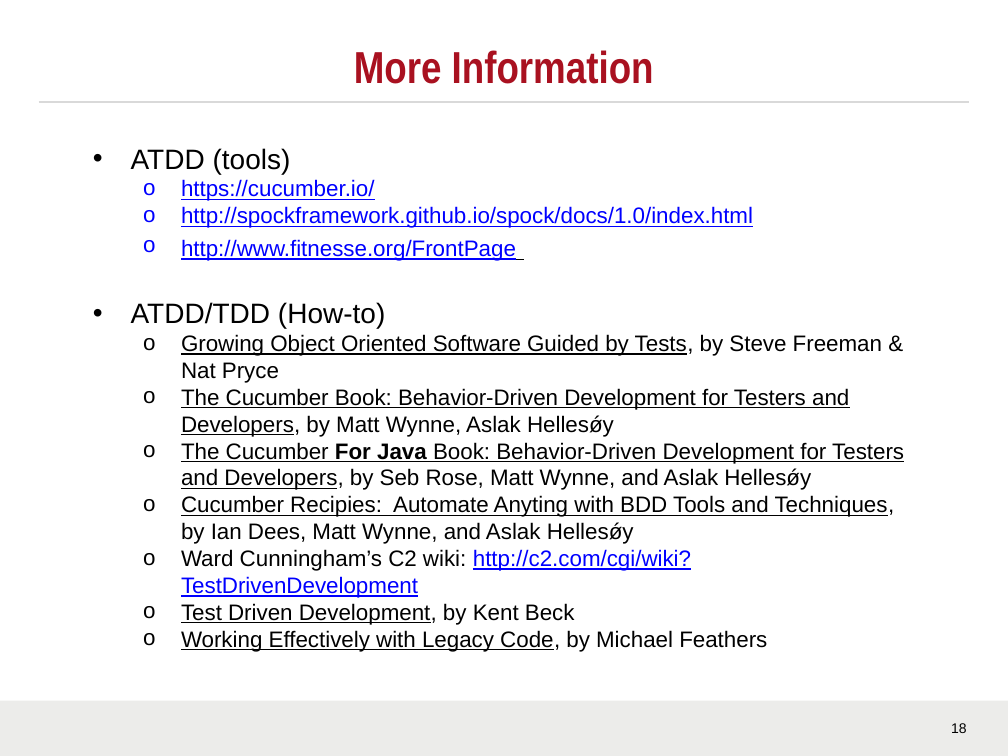
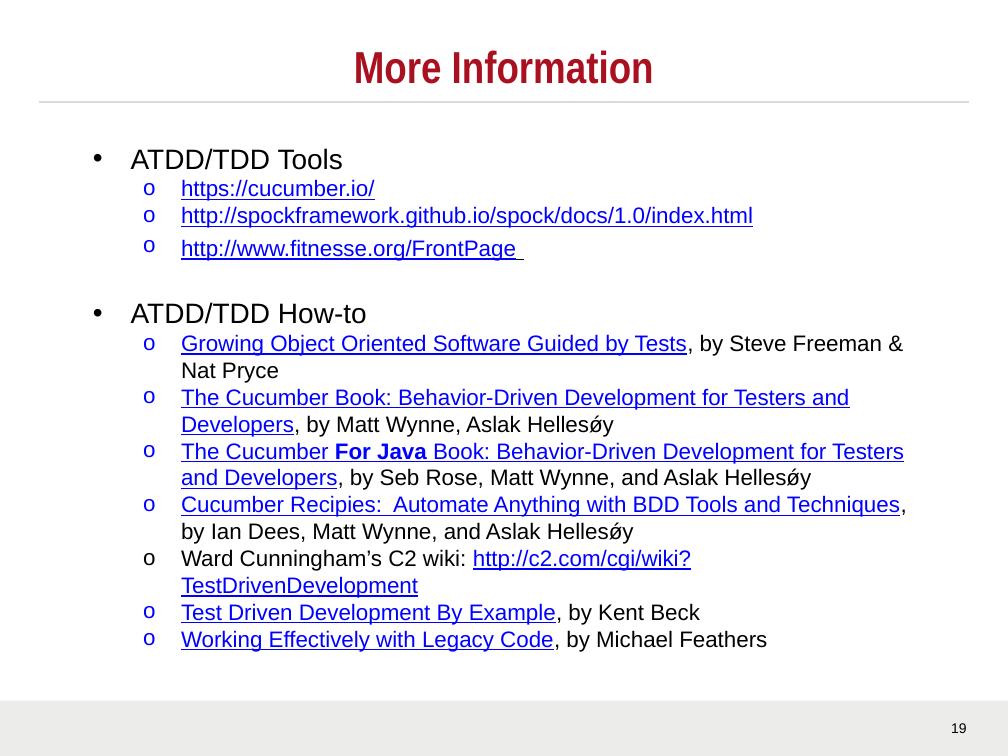
Before and after one commit to LanceZant/atdd-cucumber-jvm, a slide deck: slide 19 of doc/TDD Overview.pptx (slide 18 before the commit). Drawn at 1008x756 pixels with LibreOffice and Linux fonts; fonts in the diff are those of the drawing; background and template pictures are left out. Boxes give left, top, right and bottom in pixels: in the first picture for what was removed or moved away, otherwise in the second. Text is boxed around its words. In the diff, an @@ line names an element or a change of style, - is before the commit and + after.

```diff
--- a/doc/TDD Overview.pptx
+++ b/doc/TDD Overview.pptx
@@ text at (131, 148, 343, 170): text changed @@
-• ATDD (tools)
+• ATDD/TDD Tools
@@ text at (131, 302, 367, 324): text changed @@
-• ATDD/TDD (How-to)
+• ATDD/TDD How-to
@@ text at (181, 334, 904, 652): text colour #000000 to #0000FF in "Growing Object Oriented Software Guided by Tests,", "The Cucumber Book: Behavior-Driven Development for Testers ...", "The Cucumber For Java Book: Behavior-Driven Development ...", "Working Effectively with Legacy Code," @@
@@ text at (181, 495, 907, 544): text changed; text colour #000000 to #0000FF @@
-  o Cucumber Recipies: Automate Anyting with BDD Tools and Techniques, by Ian Dees, Matt Wynne, and Aslak Hellesǿy
+  o Cucumber Recipies: Automate Anything with BDD Tools and Techniques, by Ian Dees, Matt Wynne, and Aslak Hellesǿy
@@ text at (181, 603, 700, 625): text changed; text colour #000000 to #0000FF @@
-  o Test Driven Development, by Kent Beck
+  o Test Driven Development By Example, by Kent Beck
```
Also in this commit, not shown: 3 other slides changed, 1 slide added.
